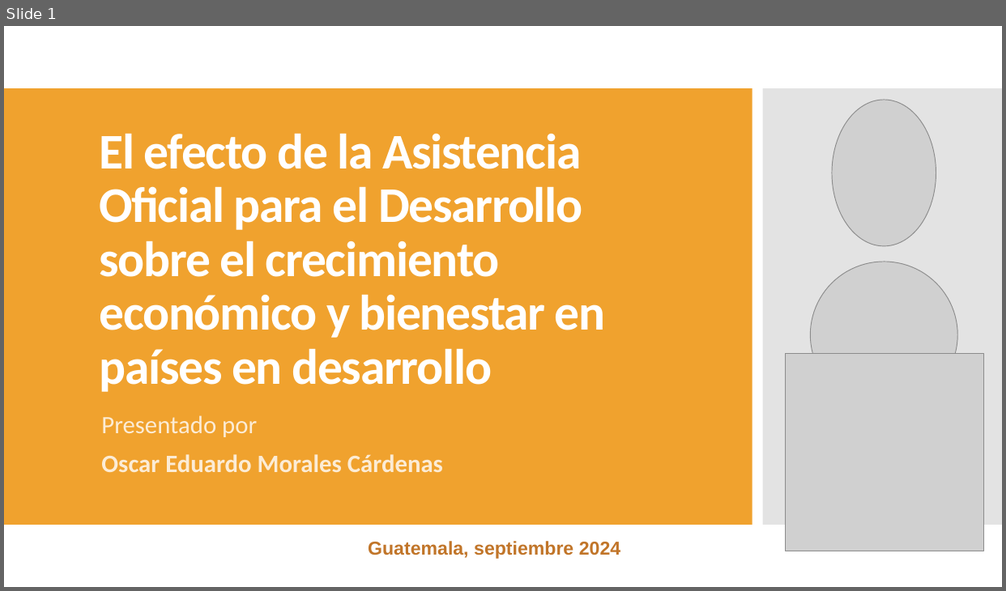
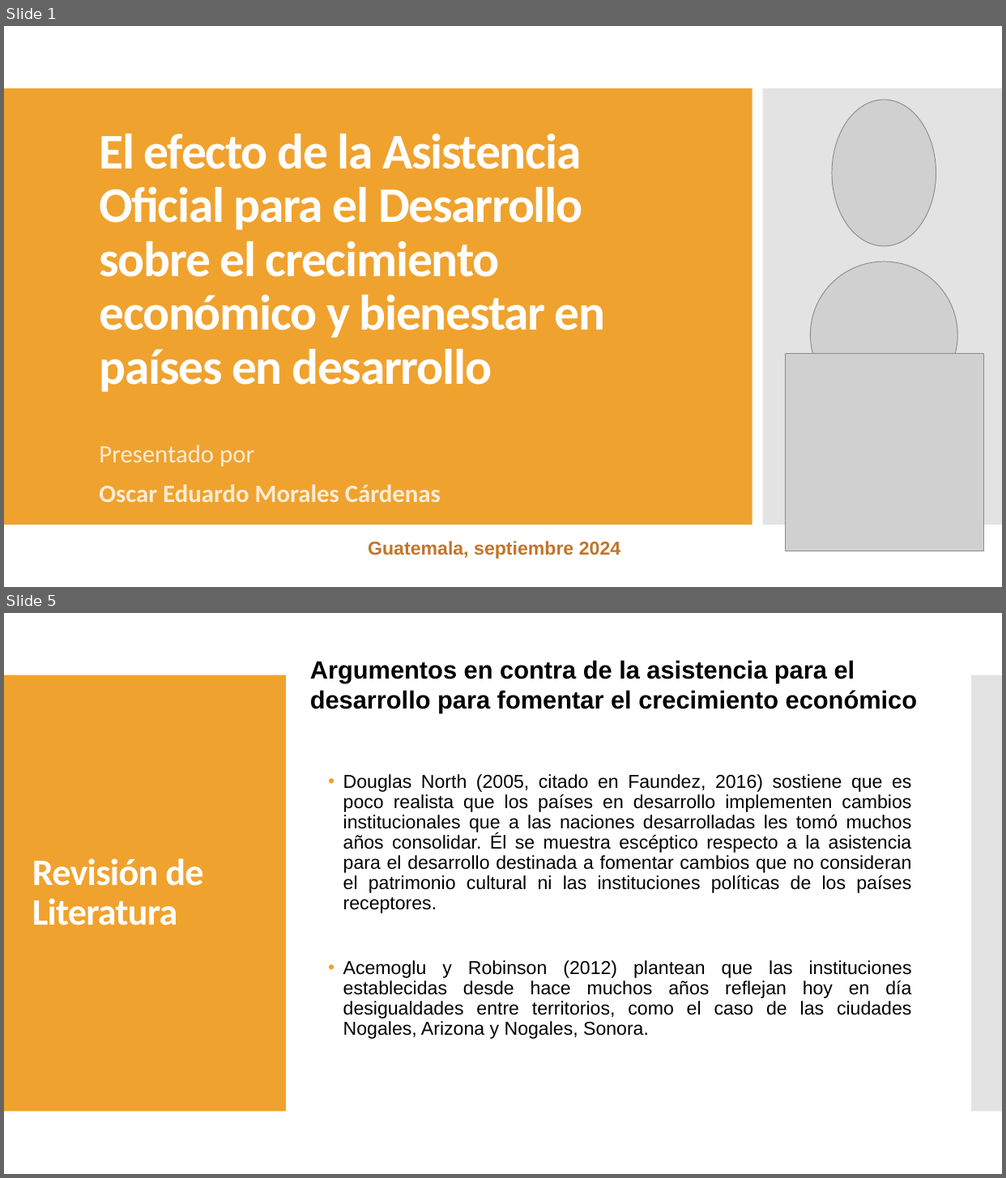
Before and after one commit to oemc/PES_research, a slide deck: Trabajo final/El efecto de la Asistencia Oficial para el desarrollo.pptx. Shown one above the other, each under a label of ours: slide 1 before the commit, slides 1 and 5 after it; the slides between them are not shown. The pictures are 1006x591 and 1006x1178 pixels, drawn with LibreOffice and Linux fonts; fonts in the diff are those of the drawing; grey boxes stand for pictures. Boxes give left, top, right and bottom in pixels: in the first picture for what was removed or moved away, otherwise in the second. Text is boxed around its words. In the diff, an @@ line names an element or a change of style, - is before the commit and + after.

```diff
--- a/Trabajo final/El efecto de la Asistencia Oficial para el desarrollo.pptx
+++ b/Trabajo final/El efecto de la Asistencia Oficial para el desarrollo.pptx
@@ slide 5 added at <box>4,613,1002,1174</box>, background #FFFFFF @@
@@ text added at <box>310,660,917,713</box>, 24 pt, text #000000, bold @@
+Argumentos en contra de la asistencia para el desarrollo para fomentar el crecimiento económico
@@ rectangle added at <box>4,675,286,1112</box>, fill #F0A22E @@
@@ rectangle added at <box>971,675,1002,1112</box>, fill #C8C8C8 at 50% opacity @@
@@ text added at <box>343,774,912,1039</box>, 18 pt, text #000000 @@
+• Douglas North (2005, citado en Faundez, 2016) sostiene que es poco realista que los países en desarrollo implementen cambios institucionales que a las naciones desarrolladas les tomó muchos años consolidar. Él se muestra escéptico respecto a la asistencia para el desarrollo destinada a fomentar cambios que no consideran el patrimonio cultural ni las instituciones políticas de los países receptores.
+• Acemoglu y Robinson (2012) plantean que las instituciones establecidas desde hace muchos años reflejan hoy en día desigualdades entre territorios, como el caso de las ciudades Nogales, Arizona y Nogales, Sonora.
@@ title added at <box>32,858,203,926</box>, 36 pt, text #FFFFFF, bold @@
+Revisión de Literatura
@@ slide 1 changed as well @@
@@ subtitle "Presentado por": place and size @@
-subtitle "Presentado por" at <box>101,416,443,472</box>
+subtitle "Presentado por" at <box>99,445,441,502</box>
```
Also in this commit, not shown: 5 other slides changed, 11 other slides added, 2 slides removed, 11 other files.
